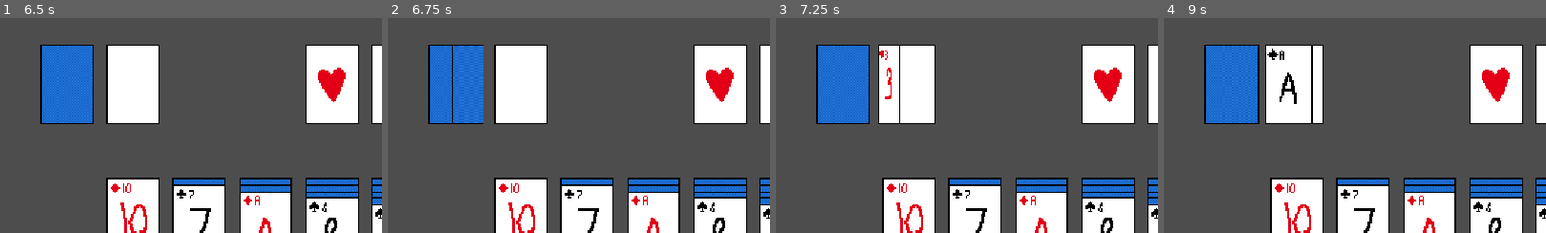
Above: before the commit, frames 1-4 (left to right).
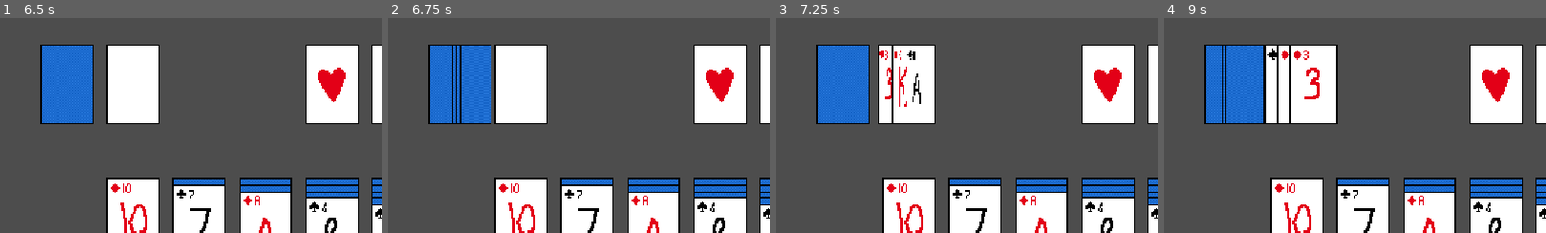
Above: after the commit, the same moments.

Repository: pnkmht135/Solitaire
Game: Godot game, scene res://Game.tscn
Two runs of this game, one before a commit and one after it. Both use one fixed random seed, a clock stepped at 60 frames per second and the inputs below.
Inputs (mouse positions are % of the whole screen's width and height, from its top left):
- Up to frame 1 (6.5 s): move the mouse to (9, 23) at 0.52 s; press the mouse at (9, 23) at 0.53 s; move the mouse to (26, 46) at 1.27 s; release the mouse at (26, 46) at 1.28 s; click (26, 46) at 1.35 s; move the mouse to (35, 46) at 2.02 s; press the mouse at (35, 46) at 2.03 s; tap Enter at 2.75, 5.75 s; move the mouse to (43, 46) at 2.77 s; release the mouse at (43, 46) at 2.78 s; click (43, 46) at 2.85 s; move the mouse to (52, 46) at 3.52 s; press the mouse at (52, 46) at 3.53 s; tap Space at 4.25 s; move the mouse to (61, 46) at 4.27 s; release the mouse at (61, 46) at 4.28 s; click (61, 46) at 4.35 s; move the mouse to (69, 46) at 5.02 s; press the mouse at (69, 46) at 5.03 s; move the mouse to (69, 48) at 5.77 s; release the mouse at (69, 48) at 5.78 s; click (69, 48) at 5.85 s
- Up to frame 2 (6.75 s): move the mouse to (9, 15) at 6.52 s; press the mouse at (9, 15) at 6.53 s
- Up to frame 3 (7.25 s): no input
- Up to frame 4 (9 s): release the mouse at (9, 15) at 7.28 s; click (9, 15) at 7.35 s; press the mouse at (9, 15) at 8.03 s; release the mouse at (9, 15) at 8.78 s; click (9, 15) at 8.85 s
The pictures show only the part of the screen within x 0-50%, y 0-50%; the shares and areas given below are measured in that part.

Frame 1 is identical in both runs. In frame 2, 1.0% of the frame differs, in the area x 17-27%, y 12-50%; in frame 3, 0.5%; in frame 4, 3.5%, in the area x 15-46%, y 12-50%.

Commit message:
Function: fixed card moving bug by shifting all card.move_to(new_parent) handling in card process itself

Diff:
--- a/Game elements/card.gd
+++ b/Game elements/card.gd
@@ -12,10 +12,9 @@
 @export_range(0,12) var num : int = 1
 var is_hidden : bool = true
 var children: Array[Card] = []
-# TODO: have the index of the card in its parent saved in card itself?
-# TODO: recreate + fix bug of card sliding far forward when stacking tabluea
-# TODO: maybe switch to global position for return card to avoid headaches
-# TODO: maybe use a state machine for cards.
+# TODO: optimisation ke liye try handle moving things all in the card itself
+# i.e check if can add in the card, and if so, then call move_to here only, so then turn off masks on other area 2d
+
 func _ready() -> void:
 	is_hidden=true
 	set_process(false)
@@ -36,6 +35,7 @@
 	tween.tween_property(sprite, "frame_coords", new_frame,0)
 	tween.tween_property(sprite, "scale:x", 1,0.5)
 
+#TODO: change so clickboxes imported @onready and not every time.
 func enable()->void:
 	$Click_Box/CollisionShape2D.disabled=false
 	$Click_Box.monitorable=true
@@ -75,18 +75,24 @@
 		return parent.get_node_or_null("Area")
 	return parent.get_node_or_null("Click_Opened")
 
-func should_return()->bool:
+func return_or_move()->void:
 	if $Click_Box.overlaps_area(get_parent_area()):
-		return true
+		return_to_place()
+		return
 	var overlapping_areas: Array[Area2D] = $Click_Box.get_overlapping_areas()
 	for area in overlapping_areas: # TODO: maybe dont use for loop
 		var area_parent=area.get_parent()
 		print(area_parent.name) #potential BUG here/in tablue code when this happends
 		if area_parent is Tableau and area_parent.can_add_card(self):
-			return false
+			print("Can Add to Tabluea")
+			move_to(area_parent)
+			return
 		if area_parent is Foundation_Pile and area_parent.can_add_card(self):
-			return false
-	return true
+			print("Can Add to Pile")
+			move_to(area_parent)
+			return
+	print("No relavent overlapping areas.")
+	return_to_place()
 
 func _process(delta: float) -> void:
 	if in_hand:
@@ -94,8 +100,7 @@
 		if Input.is_action_just_released("Click"):
 			in_hand=false # TODO: might need to handle hitbox size as well
 			set_process(false)
-			if should_return():
-				return_to_place()
+			return_or_move()
 
 func _on_click_box_input_event(viewport: Node, event: InputEvent, shape_idx: int) -> void:
 	if event.is_action_pressed("Click") and not(is_hidden):
@@ -105,6 +110,7 @@
 		set_process(true)
 
 func party():
+	disable()
 	var tween = create_tween()
 	tween.set_parallel()
 	tween.tween_property(sprite,"scale",Vector2(0,0),1)
--- a/Game elements/foundation_pile.gd
+++ b/Game elements/foundation_pile.gd
@@ -46,27 +46,3 @@
 	if card.suit == suit and card.num == num_cards:
 		return true
 	return false
-
-func _process(delta: float) -> void:
-	if card_to_add != null:
-		if Input.is_action_just_released("Click"):
-			if can_add_card(card_to_add):
-				card_to_add.move_to(self)	#Note: this makes card_to_add null. Pointer stuff probably
-			card_to_add = null
-			set_process(false)
-	else:
-		set_process(false) # for sanity
-
-func _on_area_area_entered(card_area: Area2D) -> void:
-	# when a card hitbox enteres tablue click area
-	if self.is_ancestor_of(card_area) or (card_to_add!=null and card_to_add.is_ancestor_of(card_area)):
-		# No interaction if card is already in the pile
-		return
-	card_to_add = card_area.get_parent()
-	set_process(true)
-
-
-func _on_area_area_exited(area: Area2D) -> void:
-	# might need if statement
-	card_to_add = null
-	set_process(false)
--- a/Game elements/stockpile.gd
+++ b/Game elements/stockpile.gd
@@ -4,11 +4,10 @@
 # var num_cards : int = 0 Defined in Table_Element class
 # var cards_stack : Array[Card] = [] Defined in Table_Element class
 # var current_index: int = 0 Defined in Table_Element class
-#@onready var open_pos: Vector2 =Vector2(100,0) #TODO: make this not hardcoded?
 @onready var click_closed: Area2D = $Click_Closed
 @onready var click_opened: Area2D = $Click_Opened # TODO: might not need, use card hitbox instead!
 var open_offset = Vector2(15,0)
-var step = 1 # TODO: maybe make this non-hardcoded?
+@export var step = 3 # TODO: maybe make this non-hardcoded?
 
 # TODO: spam clicking causes visual bug where open cards dont go to (0,0)
 
--- a/Game elements/tableau.gd
+++ b/Game elements/tableau.gd
@@ -51,17 +51,6 @@
 	if (top_card.suit)%2!=(card.suit)%2 and top_card.num-1==card.num:
 		return true
 	return false
-
-func _process(_delta: float) -> void:
-	if card_to_add != null:
-		if Input.is_action_just_released("Click"):
-			var can_add: bool = can_add_card(card_to_add)
-			if can_add:
-				card_to_add.move_to(self)
-			card_to_add = null
-			set_process(false)
-	else:
-		set_process(false) # for sanity
 
 func get_offset()->int:
 	#print("Stack info:",num_cards," ",first_open)
@@ -128,17 +117,3 @@
 	else:
 		first_open=-1
 	area.position=Vector2(0,get_offset()) #calling too early, b4 firstopen is set
-
-# TODO: change func names to reflect click area rename to area
-func _on_click_area_area_entered(card_area: Area2D) -> void:
-	# when a card hitbox enteres tablue click area
-	if self.is_ancestor_of(card_area) or (card_to_add!=null and card_to_add.is_ancestor_of(card_area)):
-		# No interaction if card is already part of the tabluea
-		return
-	card_to_add = card_area.get_parent()
-	set_process(true)
-
-func _on_click_area_area_exited(_card_area: Area2D) -> void:
-	# might need if statement
-	card_to_add = null
-	set_process(false)
--- a/game.gd
+++ b/game.gd
@@ -2,6 +2,7 @@
 extends Node2D
 
 @export var CARD: PackedScene
+# TODO: change these to be @export instaed.
 @onready var tableau_1: Tableau = %Tableau1
 @onready var tableau_2: Tableau = %Tableau2
 @onready var tableau_3: Tableau = %Tableau3
